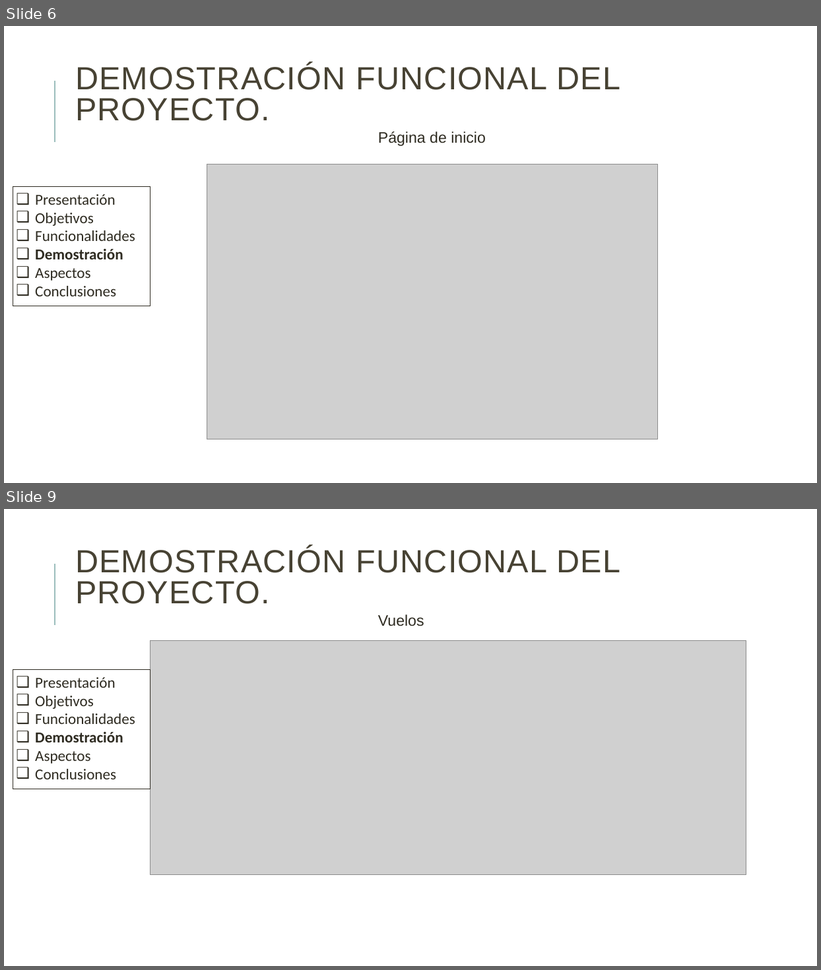
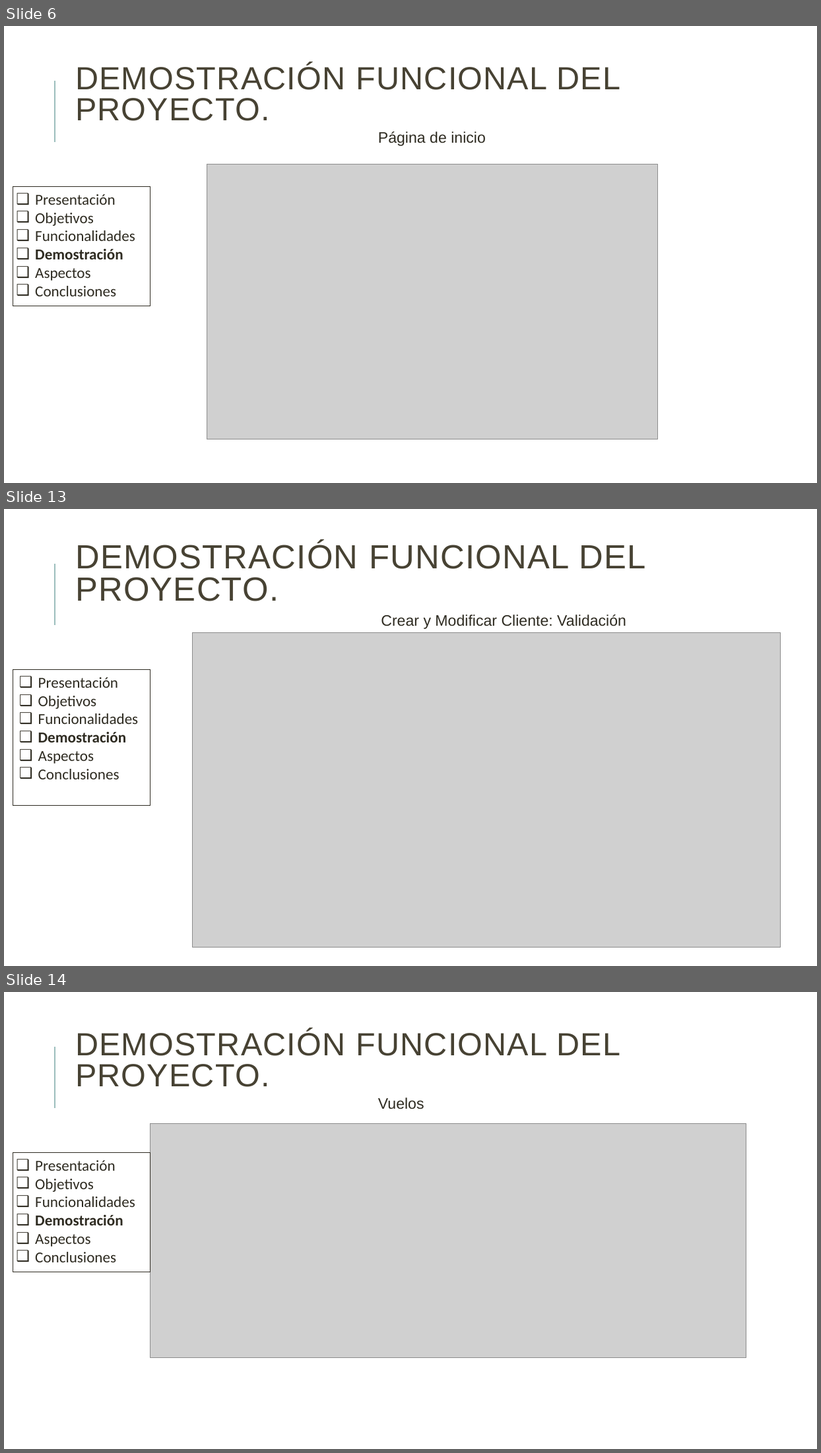
Before and after one commit to danielallhoff/M17-G4-AirDSS, a slide deck: AIRDSS.pptx. Shown one above the other, each under a label of ours: slides 6 and 9 before the commit, slides 6, 13 and 14 after it; the slides between them are not shown. The pictures are 821x970 and 821x1453 pixels, drawn with LibreOffice and Linux fonts; fonts in the diff are those of the drawing; grey boxes stand for pictures. Boxes give left, top, right and bottom in pixels: in the first picture for what was removed or moved away, otherwise in the second. Text is boxed around its words. In the diff, an @@ line names an element or a change of style, - is before the commit and + after.

Commit message:
Añadido cliente y aspectos

```diff
--- a/AIRDSS.pptx
+++ b/AIRDSS.pptx
@@ slide 13 added at <box>4,509,817,966</box>, background #FFFFFF; not listed: 1 template element that a slide beside it also shows @@
@@ title added at <box>75,542,646,601</box>, 39.6 pt, text #474233 @@
+DEMOSTRACIÓN FUNCIONAL DEL PROYECTO.
@@ text added at <box>381,615,626,629</box>, 18 pt, text #2E2B21 @@
+Crear y Modificar Cliente: Validación
@@ picture added at <box>193,633,781,948</box> @@
@@ rectangle added at <box>13,670,151,805</box>, outline #2E2B21 0.75 pt, 18 pt, text #2E2B21 @@
+❑ Presentación
+❑ Objetivos
+❑ Funcionalidades
+❑ Demostración
+❑ Aspectos
+❑ Conclusiones
@@ what was slide 9 is now slide 14 @@
```
Also in this commit, not shown: 2 slides changed, 5 other slides added.
